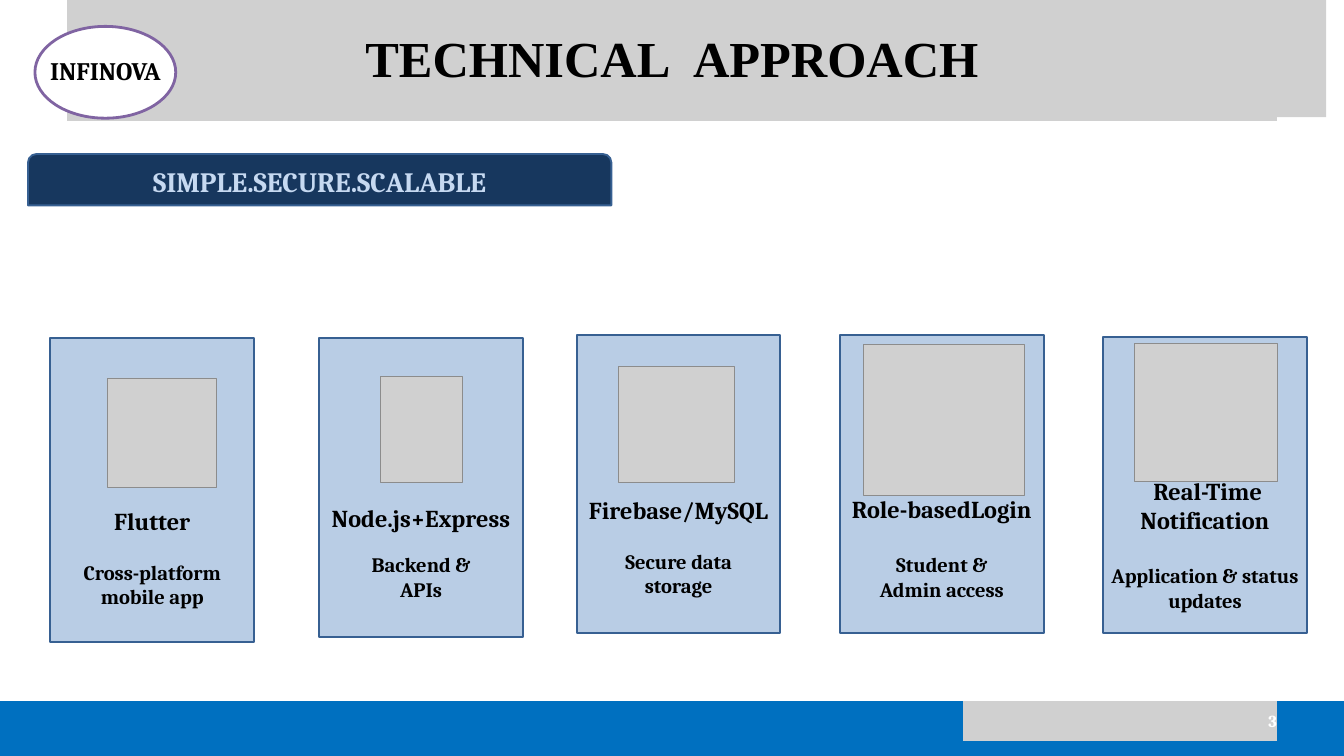
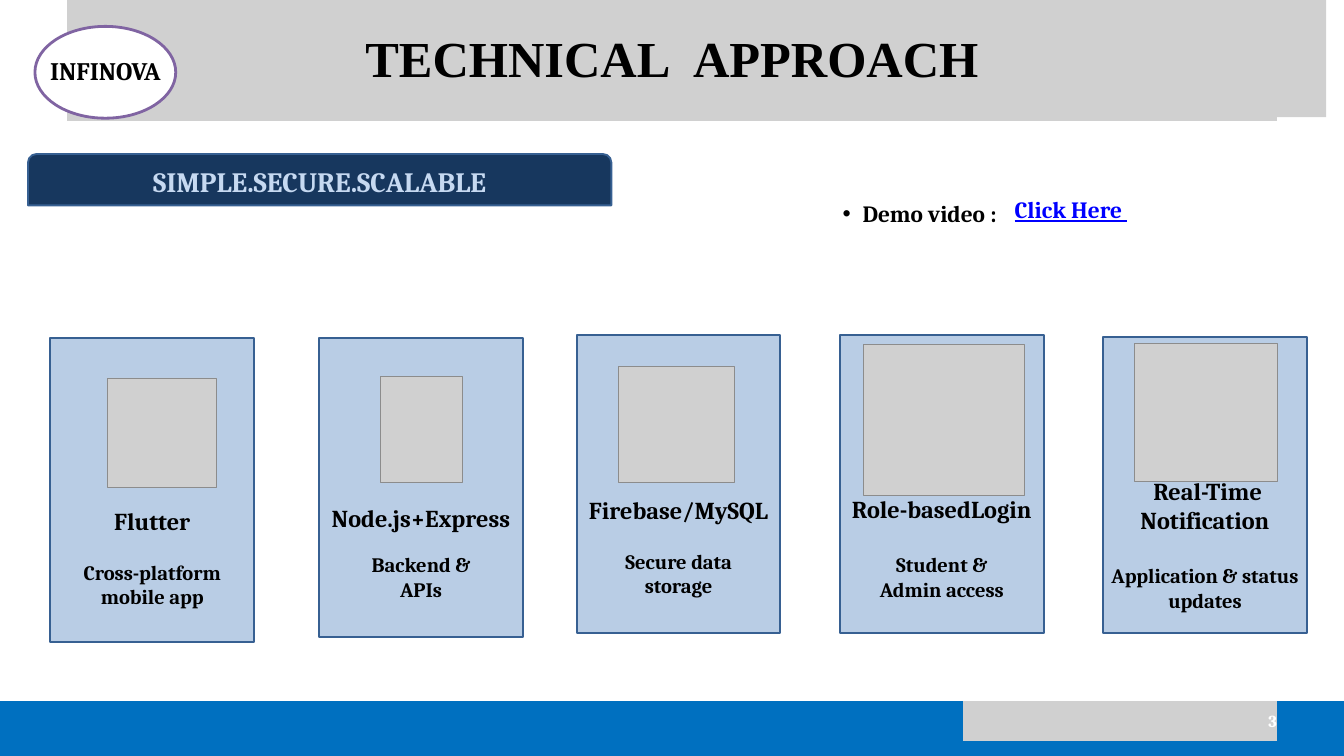
Before and after one commit to mohammedkaliff/sih26238, a slide deck: slide 3 of sih26238.pptx. Drawn at 1344x756 pixels with LibreOffice and Linux fonts; fonts in the diff are those of the drawing; grey boxes stand for pictures. Boxes give left, top, right and bottom in pixels: in the first picture for what was removed or moved away, otherwise in the second. Text is boxed around its words. In the diff, an @@ line names an element or a change of style, - is before the commit and + after.

```diff
--- a/sih26238.pptx
+++ b/sih26238.pptx
@@ text added at (863, 206, 985, 222), 25 pt, text #000000, bold @@
+• Demo video :
@@ text added at (1015, 202, 1122, 222), 25 pt, text #0000FF, bold, underline @@
+Click Here
```
Also in this commit, not shown: 1 other slide changed, 3 other files.
